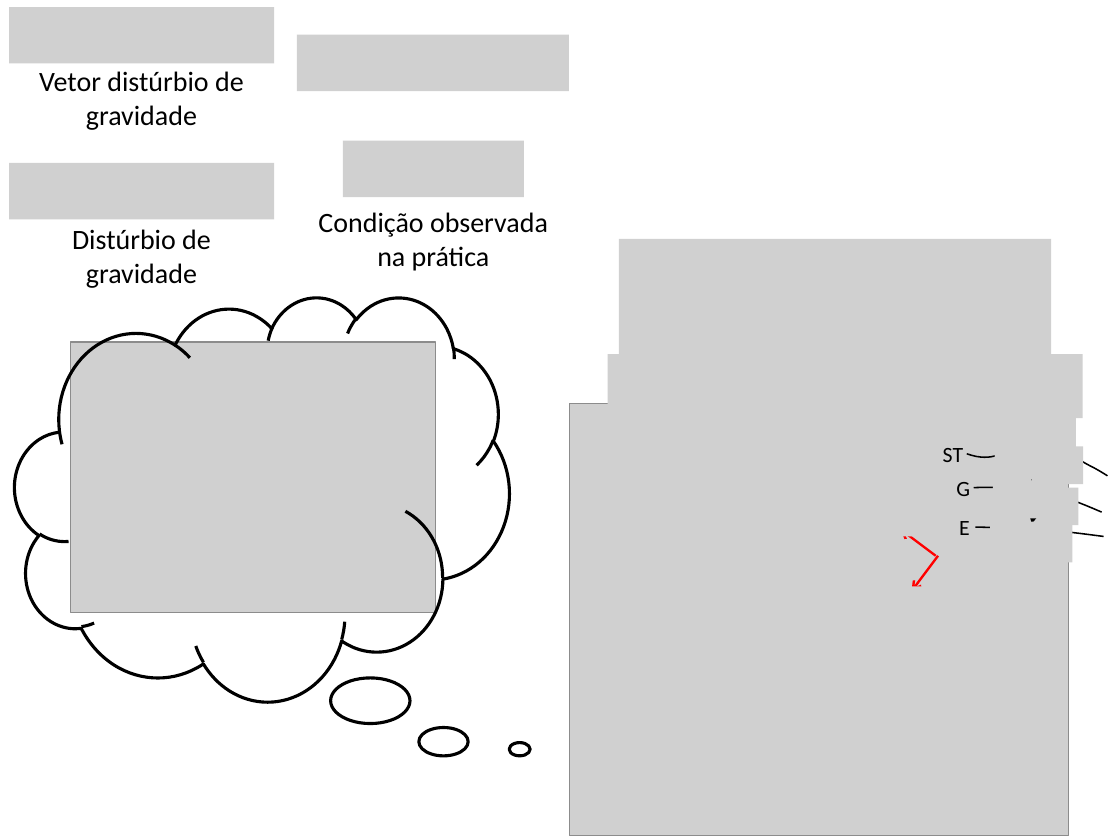
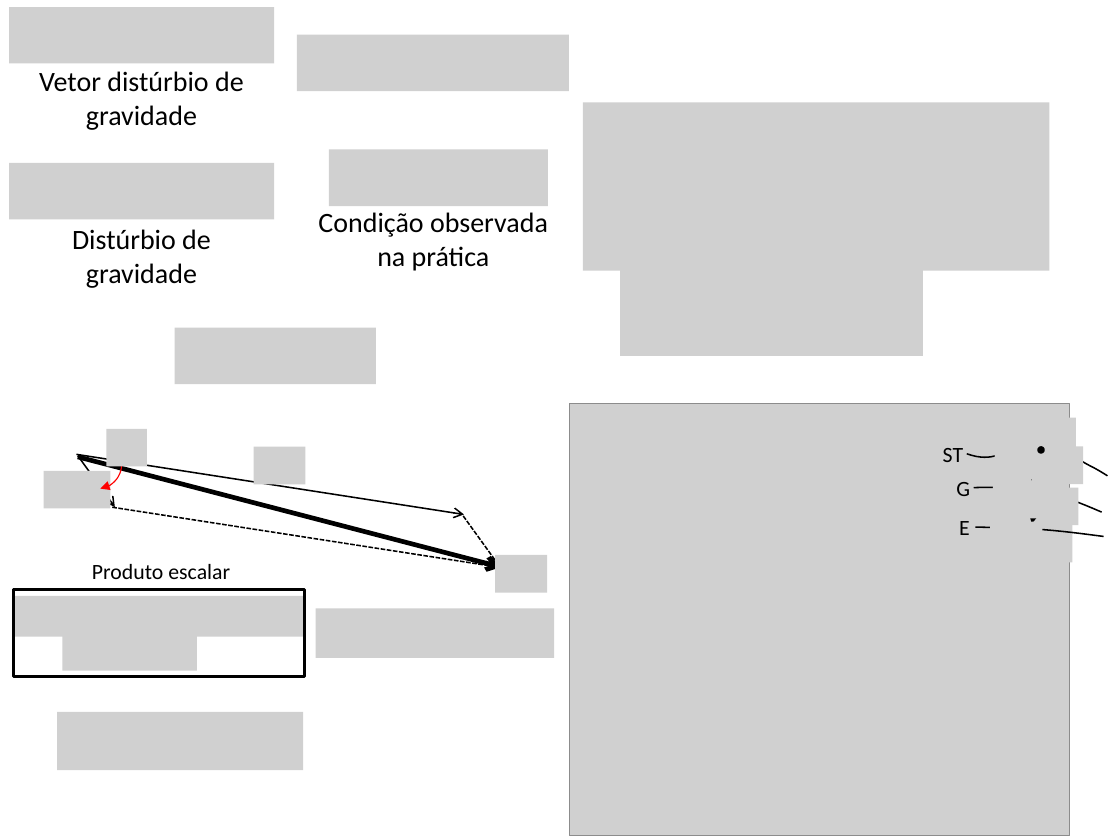
Before and after one commit to pinga-lab/CE-VII-SimBGf-2016, a slide deck: slide 14 of slides/5b_disturbio_gravidade.pptx (slide 15 before the commit). Drawn at 1120x840 pixels with LibreOffice and Linux fonts; fonts in the diff are those of the drawing; grey boxes stand for pictures. Boxes give left, top, right and bottom in pixels: in the first picture for what was removed or moved away, otherwise in the second. Text is boxed around its words. In the diff, an @@ line names an element or a change of style, - is before the commit and + after.

```diff
--- a/slides/5b_disturbio_gravidade.pptx
+++ b/slides/5b_disturbio_gravidade.pptx
@@ picture added at bbox=[582, 103, 1049, 271] @@
@@ picture: place and size @@
-picture at bbox=[343, 141, 524, 197]
+picture at bbox=[329, 149, 549, 206]
@@ picture: place and size @@
-picture at bbox=[619, 239, 1052, 363]
+picture at bbox=[620, 255, 923, 356]
@@ cloud removed at bbox=[15, 297, 508, 701] @@
@@ picture added at bbox=[175, 328, 376, 384] @@
@@ picture removed at bbox=[71, 342, 435, 612] @@
@@ picture removed at bbox=[608, 354, 1083, 418] @@
@@ arc (boxed as its full ellipse) added at bbox=[69, 437, 125, 492], outline #FF0000 0.75 pt @@
@@ picture added at bbox=[106, 429, 147, 467] @@
@@ picture added at bbox=[254, 447, 306, 485] @@
@@ ellipse added at bbox=[1039, 448, 1044, 452], fill #000000, outline #000000 2 pt @@
@@ picture added at bbox=[44, 470, 111, 508] @@
@@ arrow added from (76, 455) to (464, 514), #000000 1 pt @@
@@ arrow added from (77, 456) to (115, 507), #000000 1 pt @@
@@ arrow added from (77, 457) to (501, 567), #000000 3 pt @@
@@ line added from (112, 507) to (501, 568), #000000 1 pt dashed @@
@@ picture removed at bbox=[896, 492, 941, 536] @@
@@ line added from (464, 516) to (501, 568), #000000 1 pt dashed @@
@@ arrow removed from (935, 556) to (900, 530) @@
@@ text added at bbox=[92, 564, 230, 579], 14 pt, text #000000 @@
+Produto escalar
@@ picture added at bbox=[495, 554, 547, 592] @@
@@ arrow removed from (939, 556) to (912, 591) @@
@@ picture added at bbox=[13, 596, 305, 636] @@
@@ rectangle added at bbox=[13, 589, 305, 676], outline #000000 2 pt @@
@@ picture removed at bbox=[886, 587, 930, 632] @@
@@ picture added at bbox=[316, 608, 554, 657] @@
@@ picture added at bbox=[63, 633, 197, 671] @@
@@ ellipse removed at bbox=[330, 678, 410, 724] @@
@@ picture added at bbox=[57, 712, 304, 771] @@
@@ ellipse removed at bbox=[419, 728, 468, 756] @@
@@ ellipse removed at bbox=[510, 743, 531, 756] @@
```
Also in this commit, not shown: 11 other slides changed, 1 slide removed.
